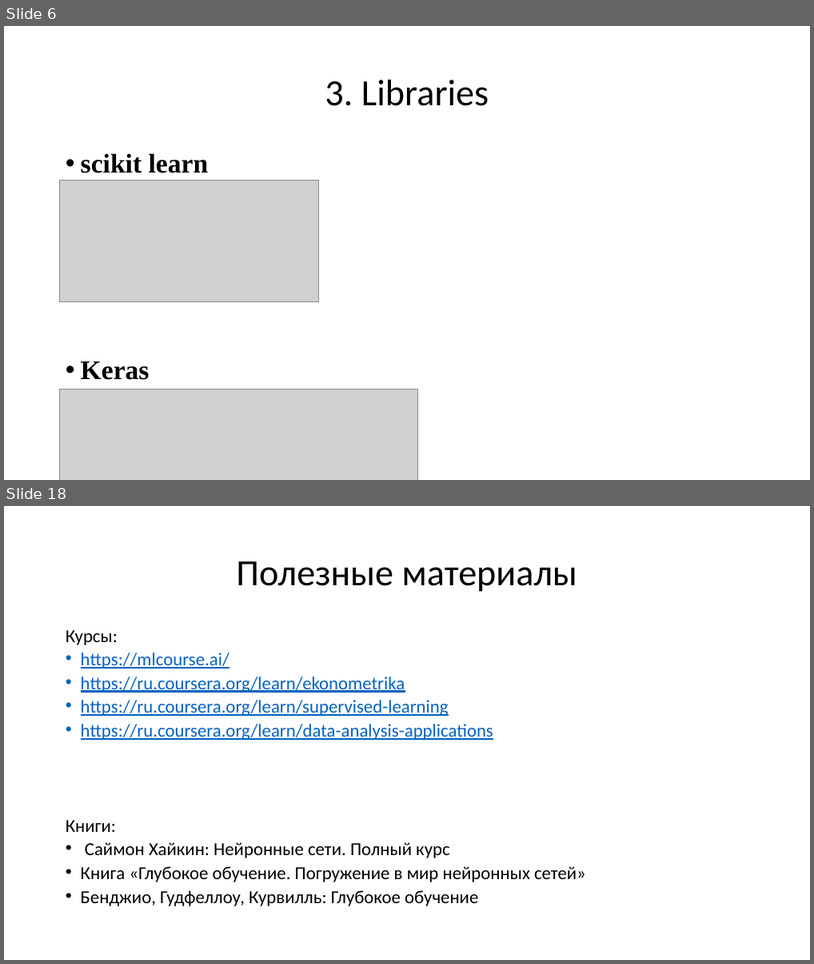
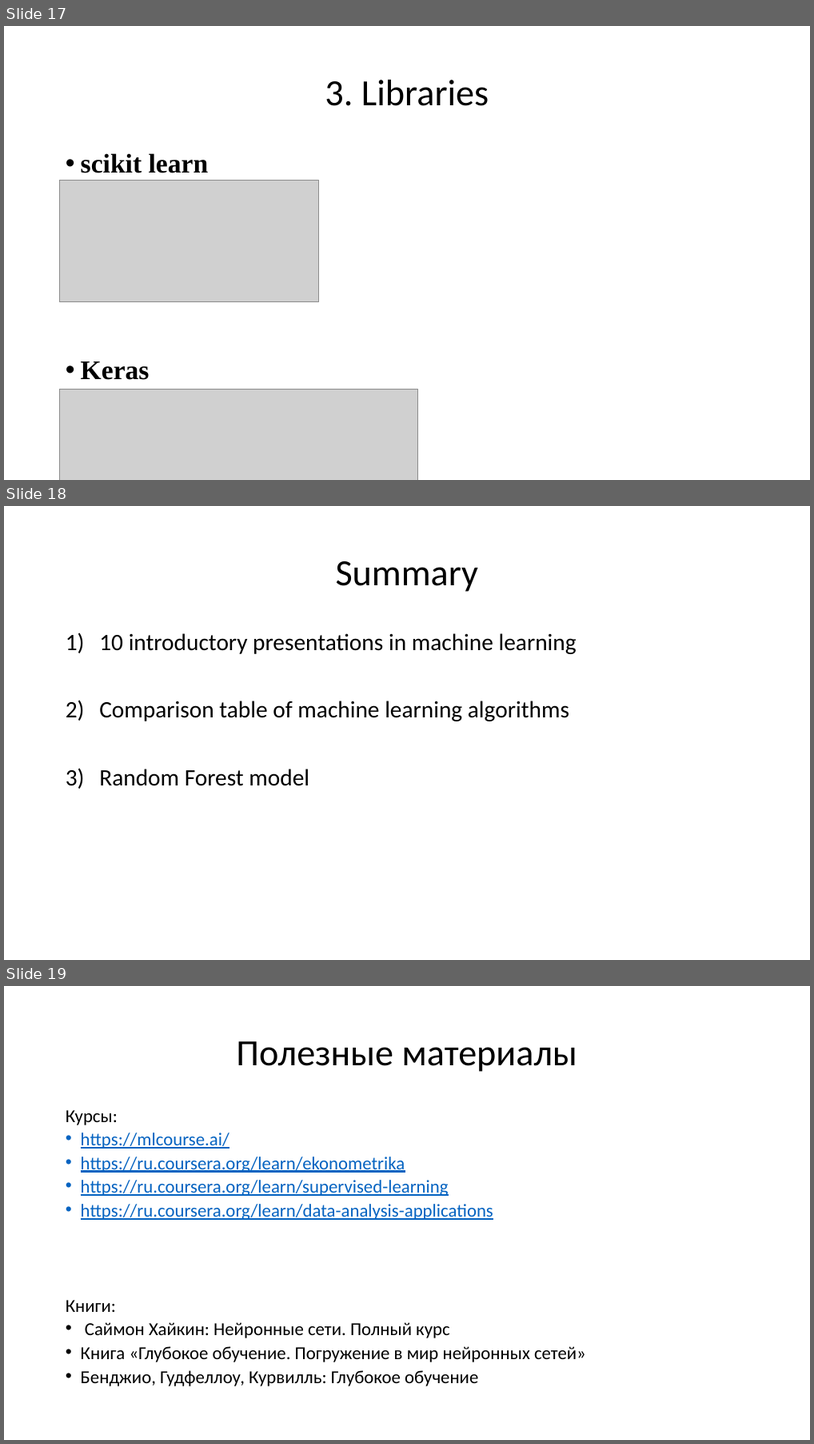
Before and after one commit to nikitapolozok/math_and_computer_science_materials, a slide deck: summary (final).pptx. Shown one above the other, each under a label of ours: slides 6 and 18 before the commit, slides 17, 18 and 19 after it; the slides between them are not shown. The pictures are 814x964 and 814x1444 pixels, drawn with LibreOffice and Linux fonts; fonts in the diff are those of the drawing; grey boxes stand for pictures. Boxes give left, top, right and bottom in pixels: in the first picture for what was removed or moved away, otherwise in the second. Text is boxed around its words. In the diff, an @@ line names an element or a change of style, - is before the commit and + after.

```diff
--- a/summary (final).pptx
+++ b/summary (final).pptx
@@ slide 18 added at <box>4,506,810,960</box>, background #FFFFFF @@
@@ title added at <box>336,561,478,592</box>, 44 pt, text #000000 @@
+Summary
@@ text added at <box>99,633,577,786</box>, 28 pt, text #000000 @@
+1) 10 introductory presentations in machine learning
+2) Comparison table of machine learning algorithms
+3) Random Forest model
@@ what was slide 6 is now slide 17 @@
@@ what was slide 18 is now slide 19 @@
```
Also in this commit, not shown: 4 slides changed.
